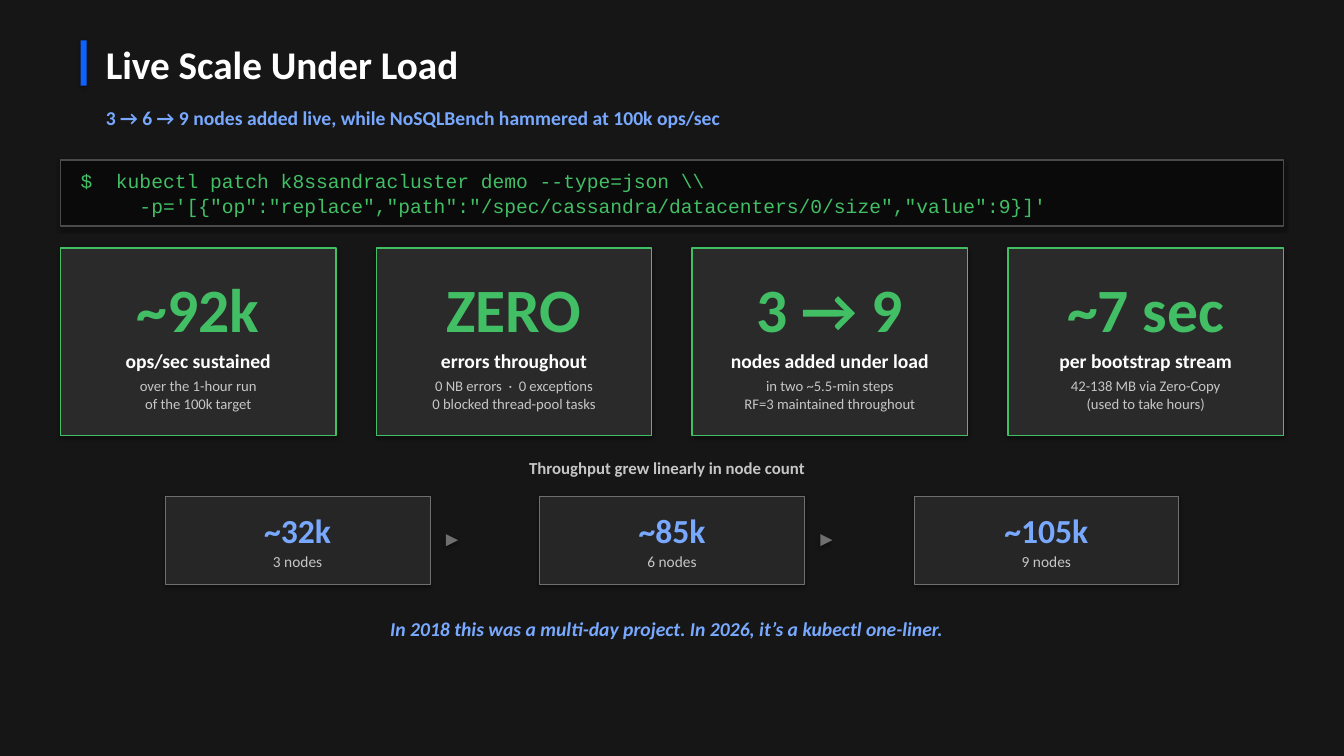
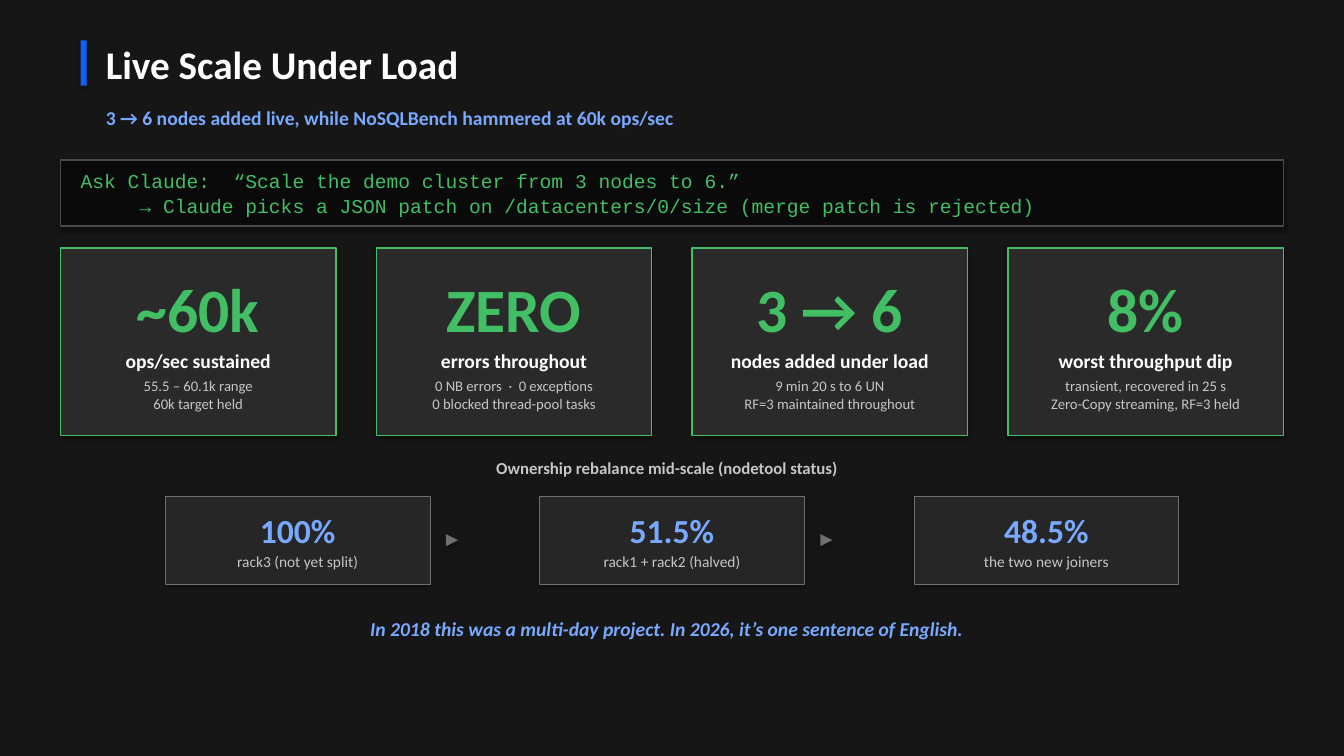
Before and after one commit to jamesc127/k8ssandra-mcp-workshop, a slide deck: slide 13 of k8ssandra-reference-architecture.pptx (slide 10 before the commit). Drawn at 1344x756 pixels with LibreOffice and Linux fonts; fonts in the diff are those of the drawing. Boxes give left, top, right and bottom in pixels: in the first picture for what was removed or moved away, otherwise in the second. Text is boxed around its words. In the diff, an @@ line names an element or a change of style, - is before the commit and + after.

```diff
--- a/k8ssandra-reference-architecture.pptx
+++ b/k8ssandra-reference-architecture.pptx
@@ text at box(106, 111, 674, 128): text changed @@
-3 → 6 → 9 nodes added live, while NoSQLBench hammered at 100k ops/sec
+3 → 6 nodes added live, while NoSQLBench hammered at 60k ops/sec
@@ text in rectangle at box(81, 174, 1034, 217): text changed @@
-$ kubectl patch k8ssandracluster demo --type=json \\
--p='[{"op":"replace","path":"/spec/cassandra/datacenters/0/size","value":9}]'
+Ask Claude: “Scale the demo cluster from 3 nodes to 6.”
+→ Claude picks a JSON patch on /datacenters/0/size (merge patch is rejected)
@@ text in rectangle at box(137, 289, 260, 333): text changed @@
-~92k
+~60k
@@ text in rectangle at box(757, 290, 903, 333): text changed @@
-3 → 9
+3 → 6
@@ text in rectangle at box(1051, 289, 1240, 412): text changed @@
-~7 sec
-per bootstrap stream
-42-138 MB via Zero-Copy
-(used to take hours)
+8%
+worst throughput dip
+transient, recovered in 25 s
+Zero-Copy streaming, RF=3 held
@@ text in rectangle at box(144, 381, 253, 412): text changed @@
-over the 1-hour run
-of the 100k target
+55.5 – 60.1k range
+60k target held
@@ text in rectangle at box(775, 381, 885, 391): text changed @@
-in two ~5.5-min steps
+9 min 20 s to 6 UN
@@ text at box(496, 461, 837, 477): text changed @@
-Throughput grew linearly in node count
+Ownership rebalance mid-scale (nodetool status)
@@ text in rectangle at box(237, 520, 358, 570): text changed @@
-~32k
-3 nodes
+100%
+rack3 (not yet split)
@@ text in rectangle at box(604, 520, 740, 569): text changed @@
-~85k
-6 nodes
+51.5%
+rack1 + rack2 (halved)
@@ text in rectangle at box(984, 520, 1108, 570): text changed @@
-~105k
-9 nodes
+48.5%
+the two new joiners
@@ text at box(370, 622, 963, 640): text changed @@
-In 2018 this was a multi-day project. In 2026, it’s a kubectl one-liner.
+In 2018 this was a multi-day project. In 2026, it’s one sentence of English.
```
Also in this commit, not shown: 6 other slides changed, 9 slides added, 2 slides removed, 1 other file.
